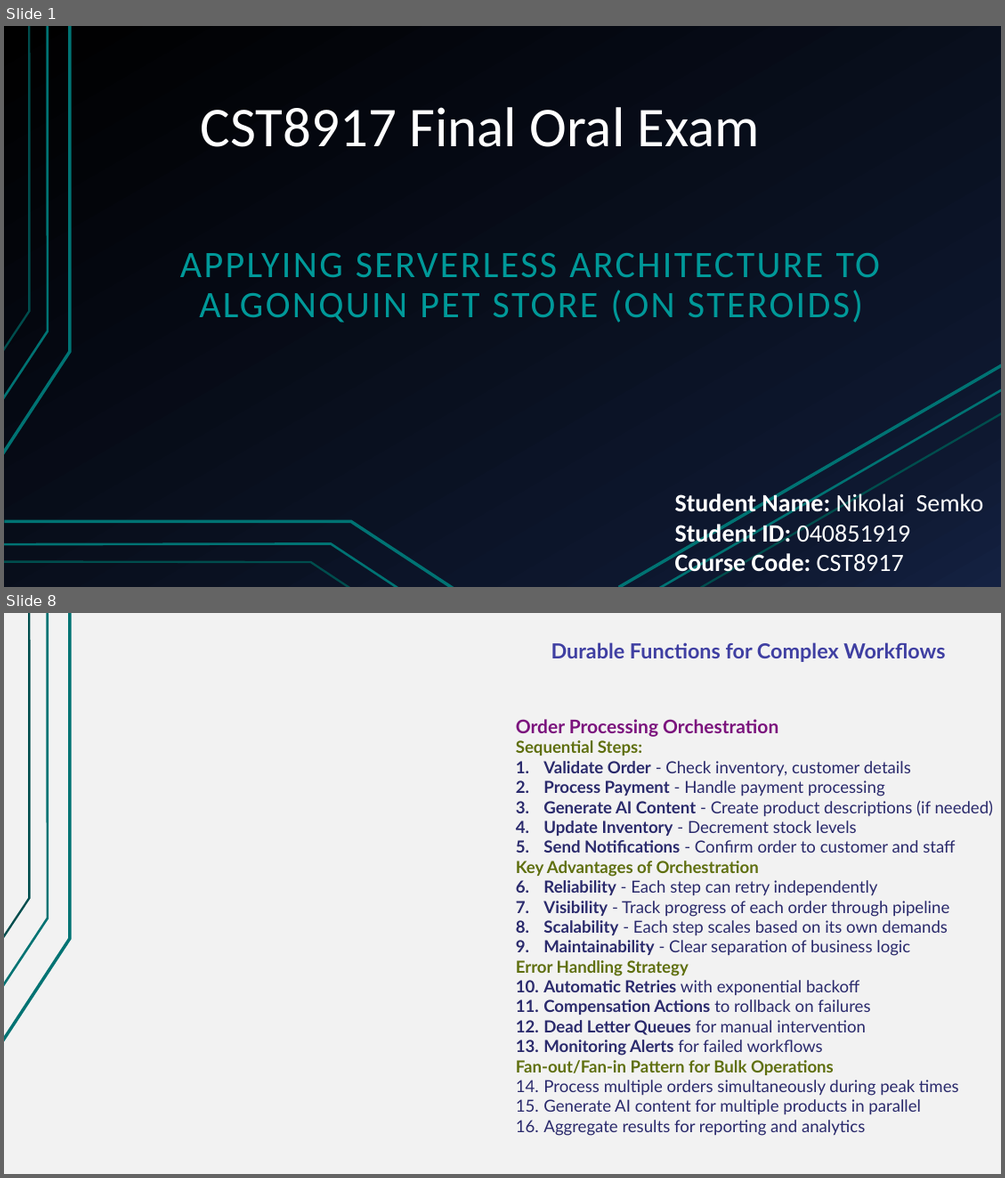
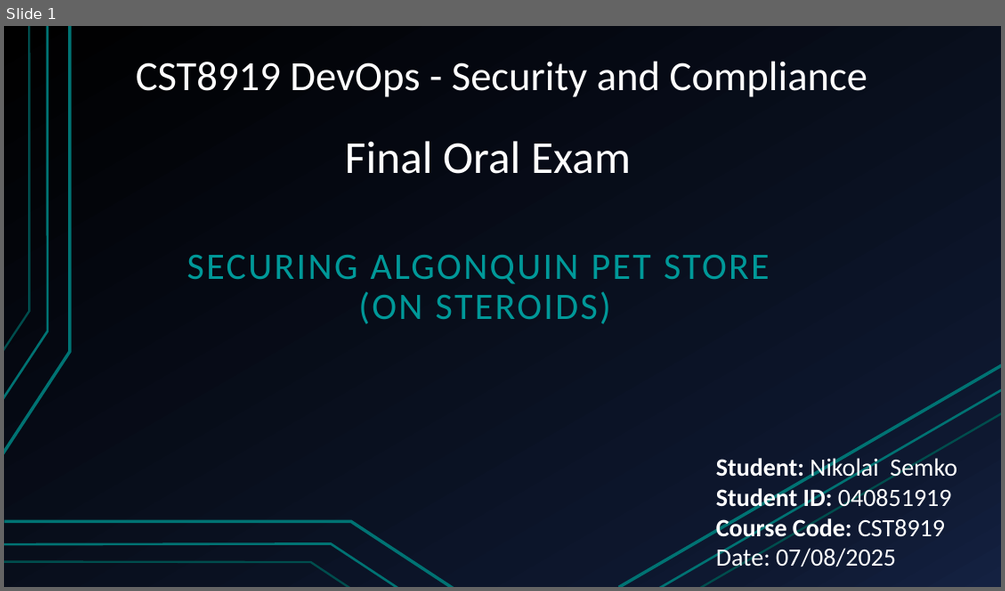
Before and after one commit to Nikolai-Semko/CST8919_Final_Oral_Exam, a slide deck: CST8919_Final_Oral_Exam_Presentation.pptx. Shown one above the other, each under a label of ours: slides 1 and 8 before the commit, slide 1 after it; the slides between them are not shown. The pictures are 1005x1178 and 1005x591 pixels, drawn with LibreOffice and Linux fonts; fonts in the diff are those of the drawing. Boxes give left, top, right and bottom in pixels: in the first picture for what was removed or moved away, otherwise in the second. Text is boxed around its words. In the diff, an @@ line names an element or a change of style, - is before the commit and + after.

```diff
--- a/CST8919_Final_Oral_Exam_Presentation.pptx
+++ b/CST8919_Final_Oral_Exam_Presentation.pptx
@@ slide 8 removed at (x1=4, y1=613, x2=1001, y2=1174), background #F2F2F2; not listed: 3 template elements that a slide beside it also shows @@
@@ text removed at (x1=551, y1=642, x2=945, y2=662) @@
-Durable Functions for Complex Workflows
@@ text removed at (x1=516, y1=719, x2=994, y2=1135) @@
-Order Processing Orchestration
-Sequential Steps:
-1. Validate Order - Check inventory, customer details
-2. Process Payment - Handle payment processing
-3. Generate AI Content - Create product descriptions (if needed)
-4. Update Inventory - Decrement stock levels
-5. Send Notifications - Confirm order to customer and staff
-Key Advantages of Orchestration
-1. Reliability - Each step can retry independently
-2. Visibility - Track progress of each order through pipeline
-3. Scalability - Each step scales based on its own demands
-4. Maintainability - Clear separation of business logic
-Error Handling Strategy
-1. Automatic Retries with exponential backoff
-2. Compensation Actions to rollback on failures
-3. Dead Letter Queues for manual intervention
-4. Monitoring Alerts for failed workflows
-Fan-out/Fan-in Pattern for Bulk Operations
-1. Process multiple orders simultaneously during peak times
-2. Generate AI content for multiple products in parallel
-3. Aggregate results for reporting and analytics
@@ slide 1 changed as well @@
@@ title added at (x1=136, y1=61, x2=867, y2=97), 40 pt, text #FFFFFF @@
+CST8919 DevOps - Security and Compliance
@@ text "Final Oral Exam" at (x1=345, y1=141, x2=631, y2=174): vertical alignment bottom to top @@
@@ text at (x1=345, y1=141, x2=631, y2=174): text changed; size 54 to 44 pt @@
-CST8917 Final Oral Exam
+Final Oral Exam
@@ subtitle at (x1=187, y1=255, x2=769, y2=324): text changed @@
-APPLYING SERVERLESS ARCHITECTURE TO ALGONQUIN PET STORE (ON STEROIDS)
+SECURING ALGONQUIN PET STORE
+(ON STEROIDS)
@@ text at (x1=716, y1=455, x2=957, y2=572): text changed; bold off @@
-Student Name: Nikolai Semko
-Student ID: 040851919
-Course Code: CST8917
+Student: Nikolai Semko
+Student ID: 040851919
+Course Code: CST8919
+Date: 07/08/2025
```
Also in this commit, not shown: 9 slides added, 9 other slides removed, 1 other file.
